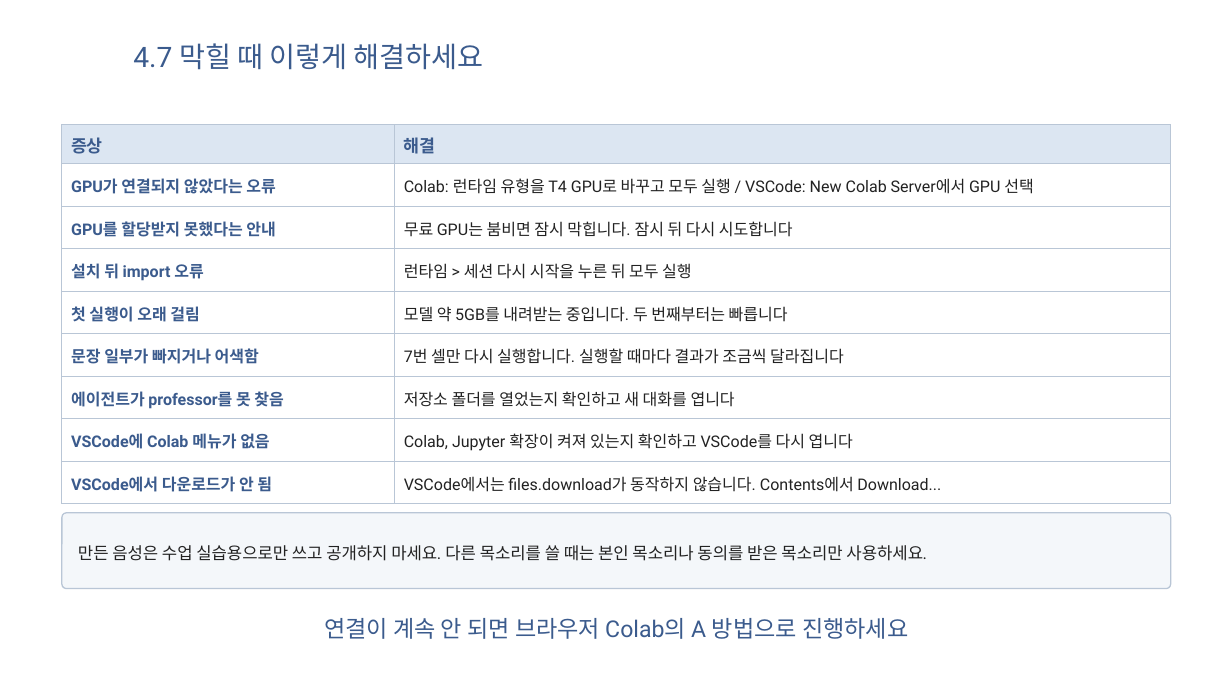
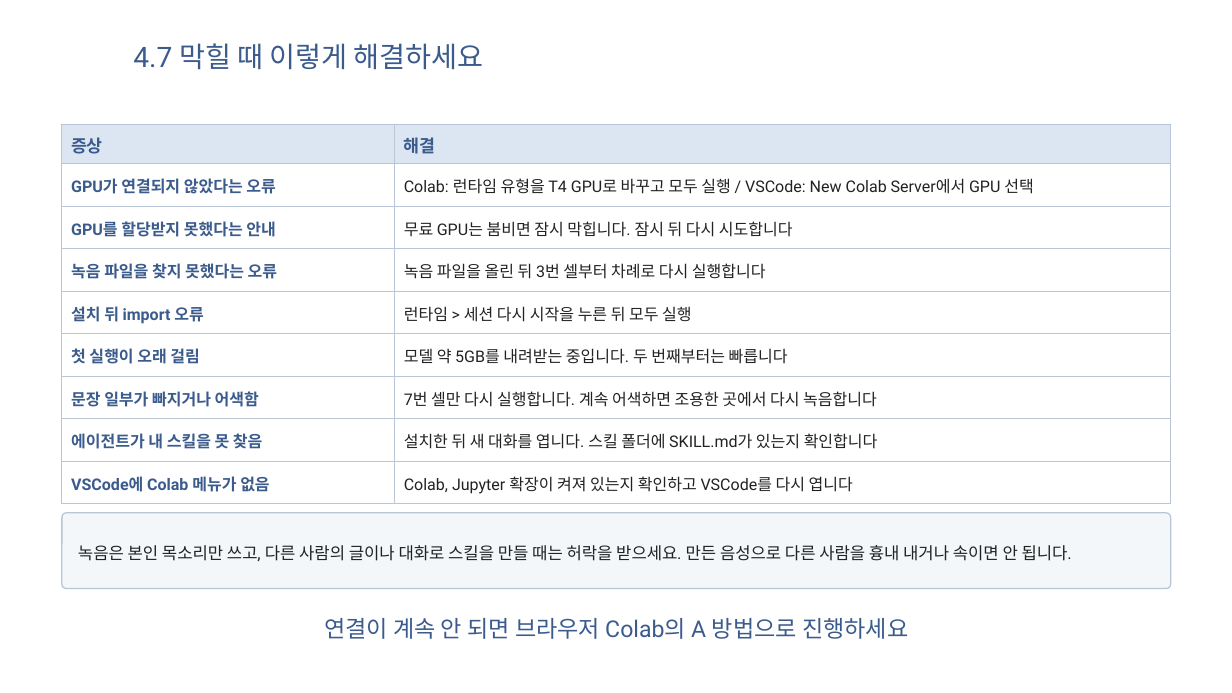
Before and after one commit to jumincho/AI-JBNU-2026, a slide deck: slide 58 of AI-JBNU-2026-jumincho.pptx. Drawn at 1232x693 pixels with LibreOffice and Linux fonts; fonts in the diff are those of the drawing; background and template pictures are left out. Boxes give left, top, right and bottom in pixels: in the first picture for what was removed or moved away, otherwise in the second. Text is boxed around its words. In the diff, an @@ line names an element or a change of style, - is before the commit and + after.

```diff
--- a/AI-JBNU-2026-jumincho.pptx
+++ b/AI-JBNU-2026-jumincho.pptx
@@ table at (62, 125, 1171, 504) @@
+row 4: 녹음 파일을 찾지 못했다는 오류 | 녹음 파일을 올린 뒤 3번 셀부터 차례로 다시 실행합니다
-row 7, column 2: 7번 셀만 다시 실행합니다. 실행할 때마다 결과가 조금씩 달라집니다
+row 7, column 2: 7번 셀만 다시 실행합니다. 계속 어색하면 조용한 곳에서 다시 녹음합니다
-row 8, column 1: 에이전트가 professor를 못 찾음
+row 8, column 1: 에이전트가 내 스킬을 못 찾음
-row 8, column 2: 저장소 폴더를 열었는지 확인하고 새 대화를 엽니다
+row 8, column 2: 설치한 뒤 새 대화를 엽니다. 스킬 폴더에 SKILL.md가 있는지 확인합니다
-row 9: VSCode에서 다운로드가 안 됨 | VSCode에서는 files.download가 동작하지 않습니다. Contents에서 Download...
@@ text in rounded rectangle at (78, 545, 1072, 561): text changed @@
-만든 음성은 수업 실습용으로만 쓰고 공개하지 마세요. 다른 목소리를 쓸 때는 본인 목소리나 동의를 받은 목소리만 사용하세요.
+녹음은 본인 목소리만 쓰고, 다른 사람의 글이나 대화로 스킬을 만들 때는 허락을 받으세요. 만든 음성으로 다른 사람을 흉내 내거나 속이면 안 됩니다.
```
Also in this commit, not shown: 7 other slides changed, 6 other files.
